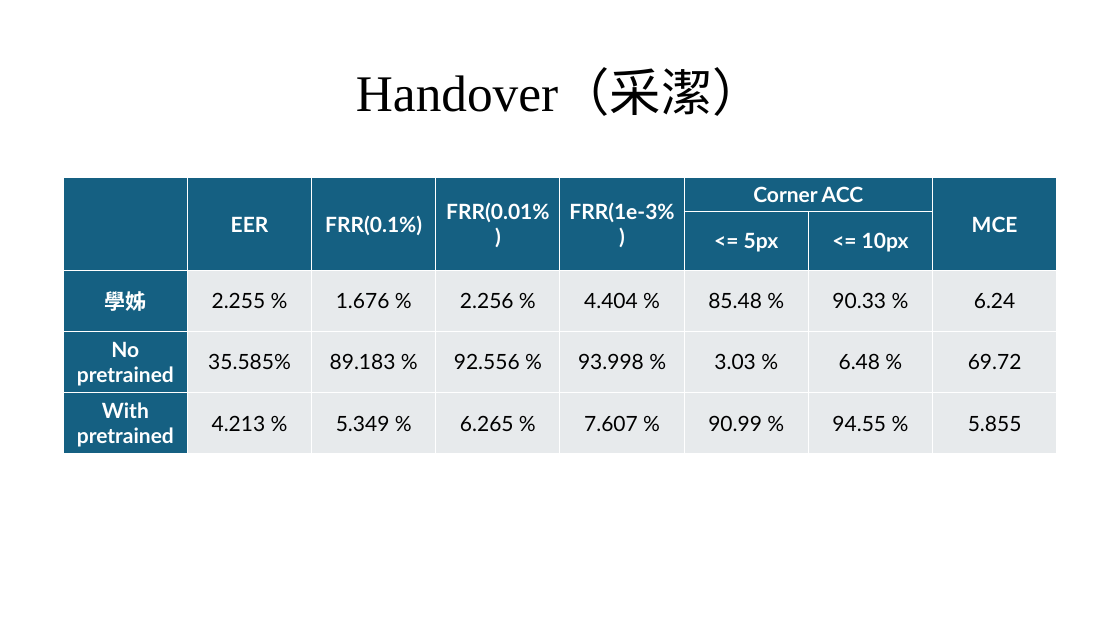
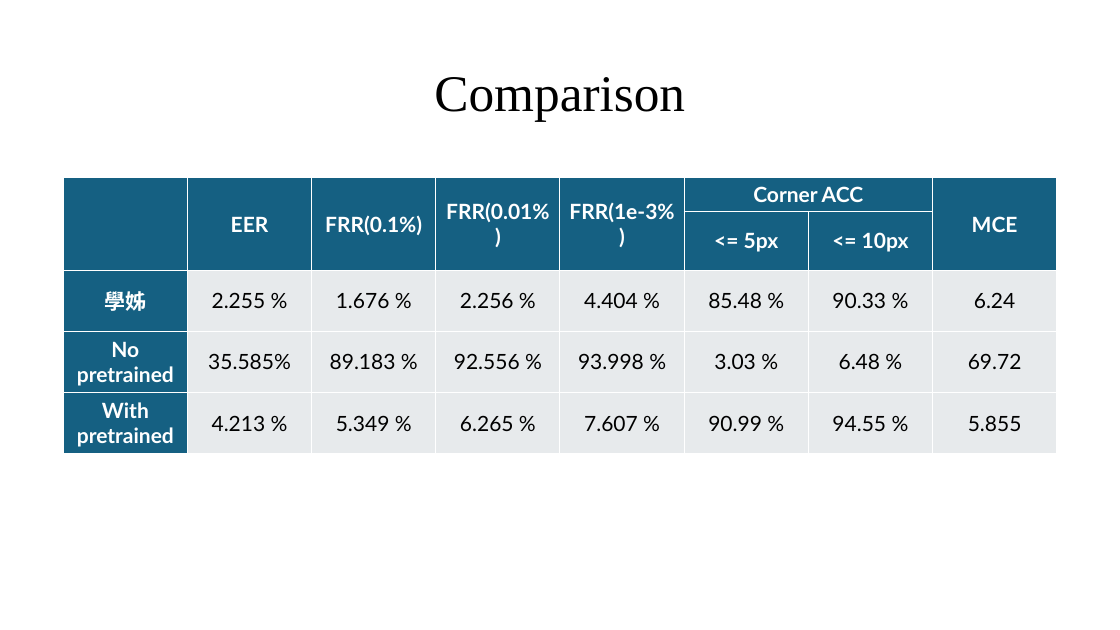
Before and after one commit to a20082307/meeting_report, a slide deck: slide 6 of 916個咪.pptx. Drawn at 1120x630 pixels with LibreOffice and Linux fonts; fonts in the diff are those of the drawing. Boxes give left, top, right and bottom in pixels: in the first picture for what was removed or moved away, otherwise in the second. Text is boxed around its words. In the diff, an @@ line names an element or a change of style, - is before the commit and + after.

```diff
--- a/916個咪.pptx
+++ b/916個咪.pptx
@@ title at [434, 77, 685, 121]: text changed @@
-Handover（采潔）
+Comparison
```
Also in this commit, not shown: 5 other slides changed, 2 other files.
